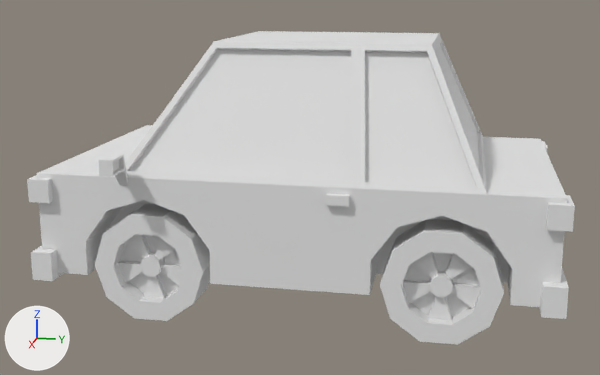
Renders of the FBX model Assets/Models/car/car_7.fbx from each side of a commit.
Rendered twice from a 50 mm camera at (6.02, 1.12, 2.24) aimed at (0.06, -0.07, 0.75). Every picture has the same lights, and +X, +Y and +Z are marked at lower left.

Names of what the first picture shows: 'car_7'.
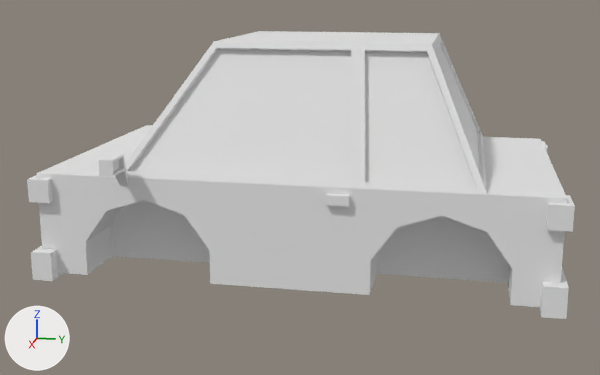
Pixel boxes [x1, y1, x2, y2] of what changed, in the pictures (600 x 375 px):
'car_7', reshaped (8% shorter)
    before: [27, 31, 575, 345]
    after: [27, 31, 575, 319]
part 1 of me_car_7, deleted
    before: [95, 204, 210, 321]
part 2 of me_car_7, deleted
    before: [380, 219, 504, 345]

The change, as a diff of the scene's bpy script:
```diff
--- a/Assets/Models/car/car_7.fbx.py
+++ b/Assets/Models/car/car_7.fbx.py
@@ me_car_7 @@
 me_car_7.from_pydata(...)  # 632 vertices, 566 faces; spans x -1.26..1.26, y -1.73..1.78, z 0.01..1.87
 # used by ob_car_7; location = (0.0, 0.0, 0.0)
+# me_car_7 part 1: the loose piece of 80 vertices spanning x 0.7..1.0, y -1.31..-0.54, z 0.01..0.74 is deleted
+# me_car_7 part 2: the loose piece of 80 vertices spanning x 0.7..1.0, y 0.64..1.41, z 0.01..0.74 is deleted
 me_car_7.materials.append(mat_vert_color)
```
